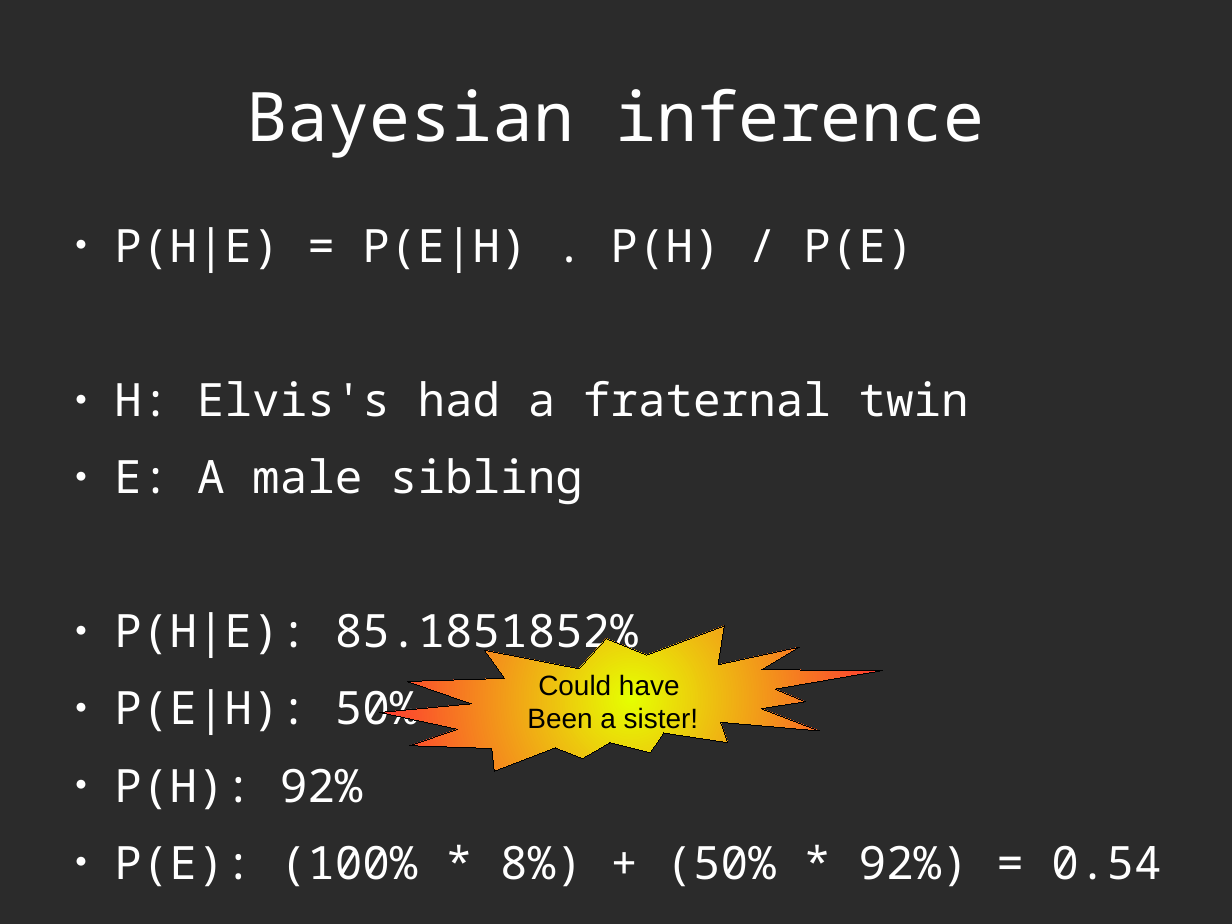
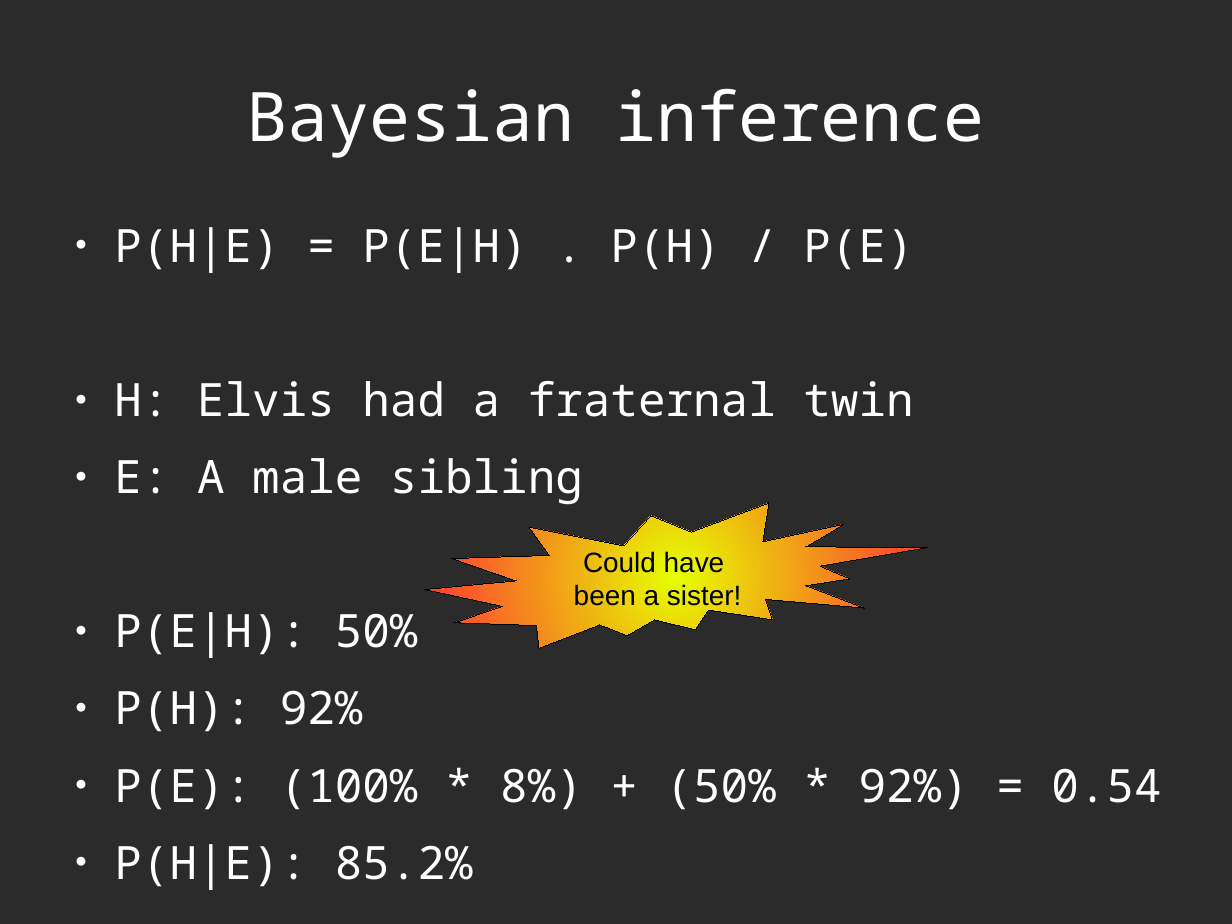
Before and after one commit to richelbilderbeek/Science, a slide deck: slide 25 of Bilderbeek2016Beast/Beast2.odp (slide 14 before the commit). Drawn at 1232x924 pixels with LibreOffice and Linux fonts; fonts in the diff are those of the drawing; background and template pictures are left out; a plain dark background stands for a picture behind light text. Boxes give left, top, right and bottom in pixels: in the first picture for what was removed or moved away, otherwise in the second. Text is boxed around its words. In the diff, an @@ line names an element or a change of style, - is before the commit and + after.

```diff
--- a/Bilderbeek2016Beast/Beast2.odp
+++ b/Bilderbeek2016Beast/Beast2.odp
@@ text at bbox=[114, 381, 913, 417]: text changed @@
-● H: Elvis's had a fraternal twin
+● H: Elvis had a fraternal twin
@@ irregular seal "Could have": place and size @@
-irregular seal "Could have" at bbox=[380, 626, 883, 771]
+irregular seal "Could have" at bbox=[425, 503, 928, 648]
@@ text in irregular seal at bbox=[574, 584, 741, 611]: text changed @@
-Been a sister!
+been a sister!
@@ text at bbox=[114, 612, 638, 660]: paragraph removed @@
-● P(H|E): 85.1851852%
@@ text at bbox=[114, 844, 473, 890]: paragraph added @@
+● P(H|E): 85.2%
```
Also in this commit, not shown: 11 other slides changed, 13 slides added, 5 slides removed, 13 other files.
